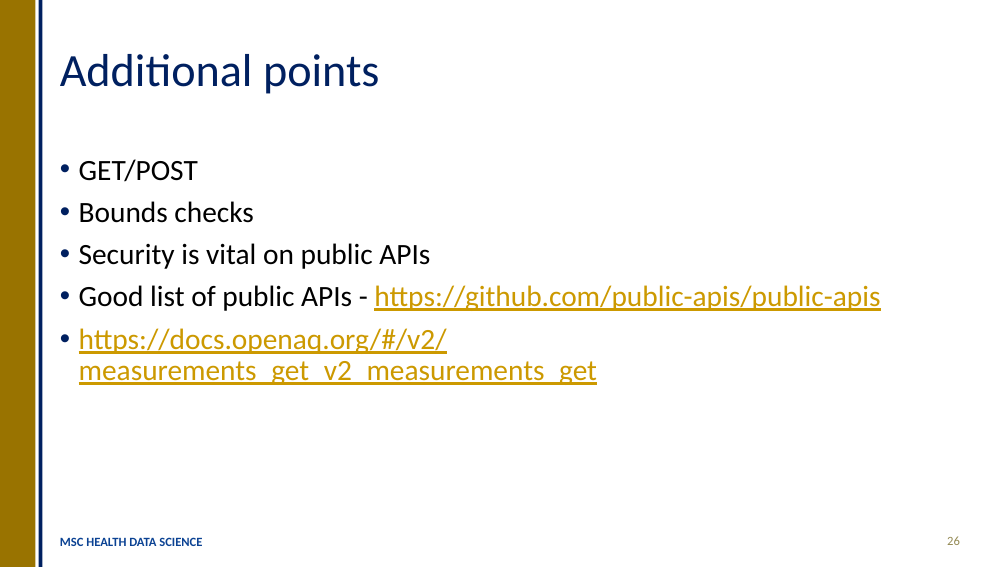
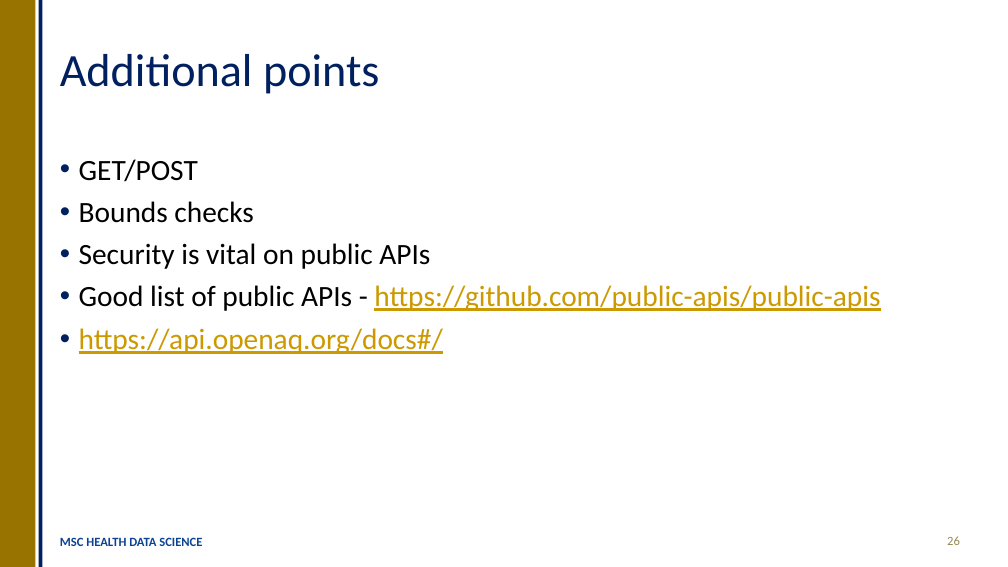
Before and after one commit to OllyButters/HDS-plumber, a slide deck: slide 26 of api_plumber_slides.pptx. Drawn at 1008x567 pixels with LibreOffice and Linux fonts; fonts in the diff are those of the drawing. Boxes give left, top, right and bottom in pixels: in the first picture for what was removed or moved away, otherwise in the second. Text is boxed around its words. In the diff, an @@ line names an element or a change of style, - is before the commit and + after.

Commit message:
updated slides

```diff
--- a/api_plumber_slides.pptx
+++ b/api_plumber_slides.pptx
@@ text at [79,328,443,354]: text changed @@
-• https://docs.openaq.org/#/v2/measurements_get_v2_measurements_get
+• https://api.openaq.org/docs#/
```
Also in this commit, not shown: 1 other slide changed, 1 other file.
